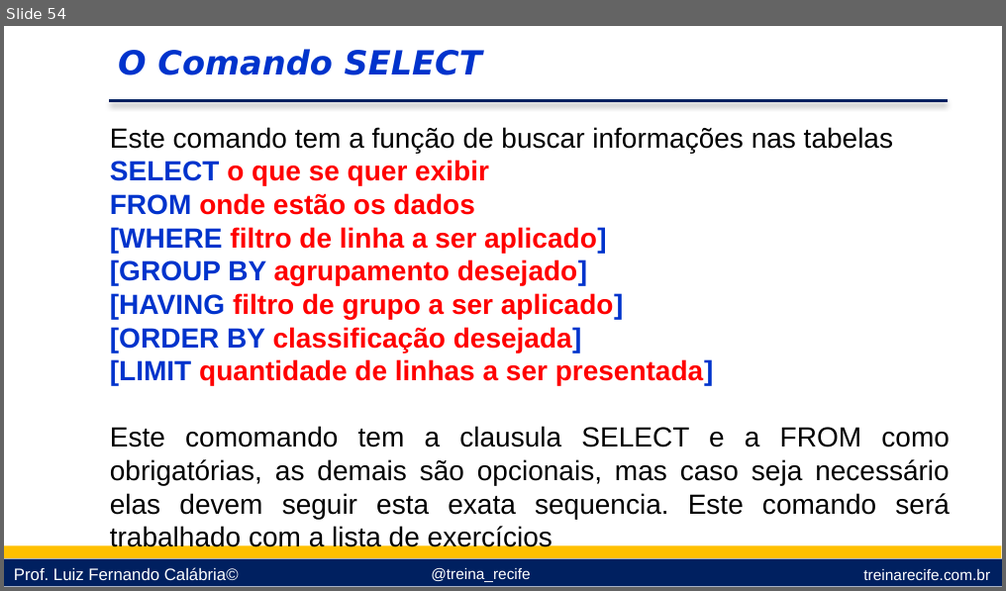
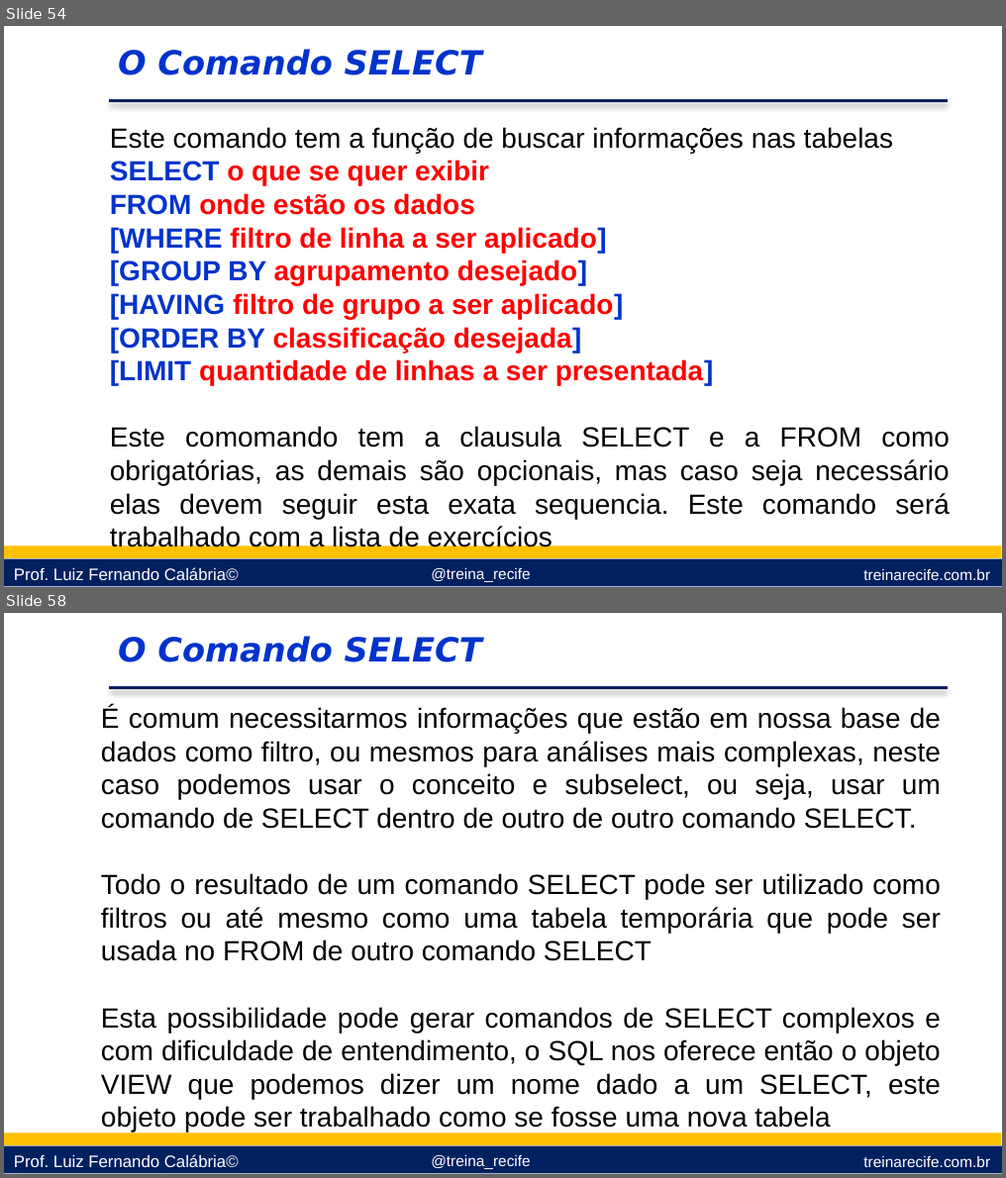
Before and after one commit to lfcalabria/sql, a slide deck: Apresentação/sql.pptx. Shown one above the other, each under a label of ours: slide 54 before the commit, slides 54 and 58 after it; the slides between them are not shown. The pictures are 1006x591 and 1006x1178 pixels, drawn with LibreOffice and Linux fonts; fonts in the diff are those of the drawing; background and template pictures are left out. Boxes give left, top, right and bottom in pixels: in the first picture for what was removed or moved away, otherwise in the second. Text is boxed around its words. In the diff, an @@ line names an element or a change of style, - is before the commit and + after.

```diff
--- a/Apresentação/sql.pptx
+++ b/Apresentação/sql.pptx
@@ slide 58 added at (4,613,1002,1174), background #FFFFFF; not listed: 6 template elements that a slide beside it also shows @@
@@ text added at (118,636,482,663), 24 pt, text #0033CC, bold, italic @@
+O Comando SELECT
@@ text added at (101,706,941,1133), 20 pt, text #000000 @@
+É comum necessitarmos informações que estão em nossa base de dados como filtro, ou mesmos para análises mais complexas, neste caso podemos usar o conceito e subselect, ou seja, usar um comando de SELECT dentro de outro de outro comando SELECT.
+Todo o resultado de um comando SELECT pode ser utilizado como filtros ou até mesmo como uma tabela temporária que pode ser usada no FROM de outro comando SELECT
+Esta possibilidade pode gerar comandos de SELECT complexos e com dificuldade de entendimento, o SQL nos oferece então o objeto VIEW que podemos dizer um nome dado a um SELECT, este objeto pode ser trabalhado como se fosse uma nova tabela
```
Also in this commit, not shown: 3 other slides added, 1 slide removed.
